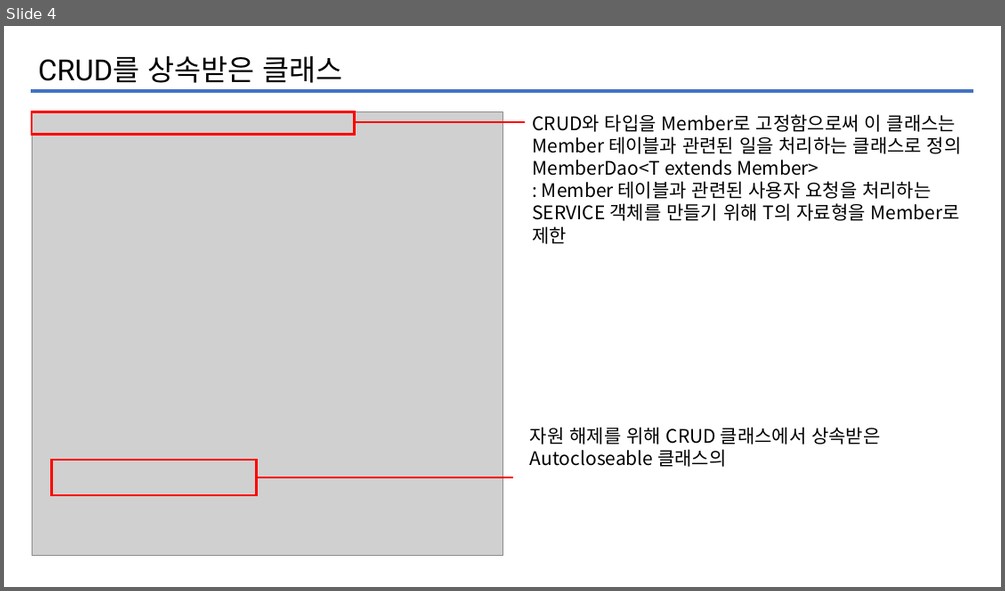
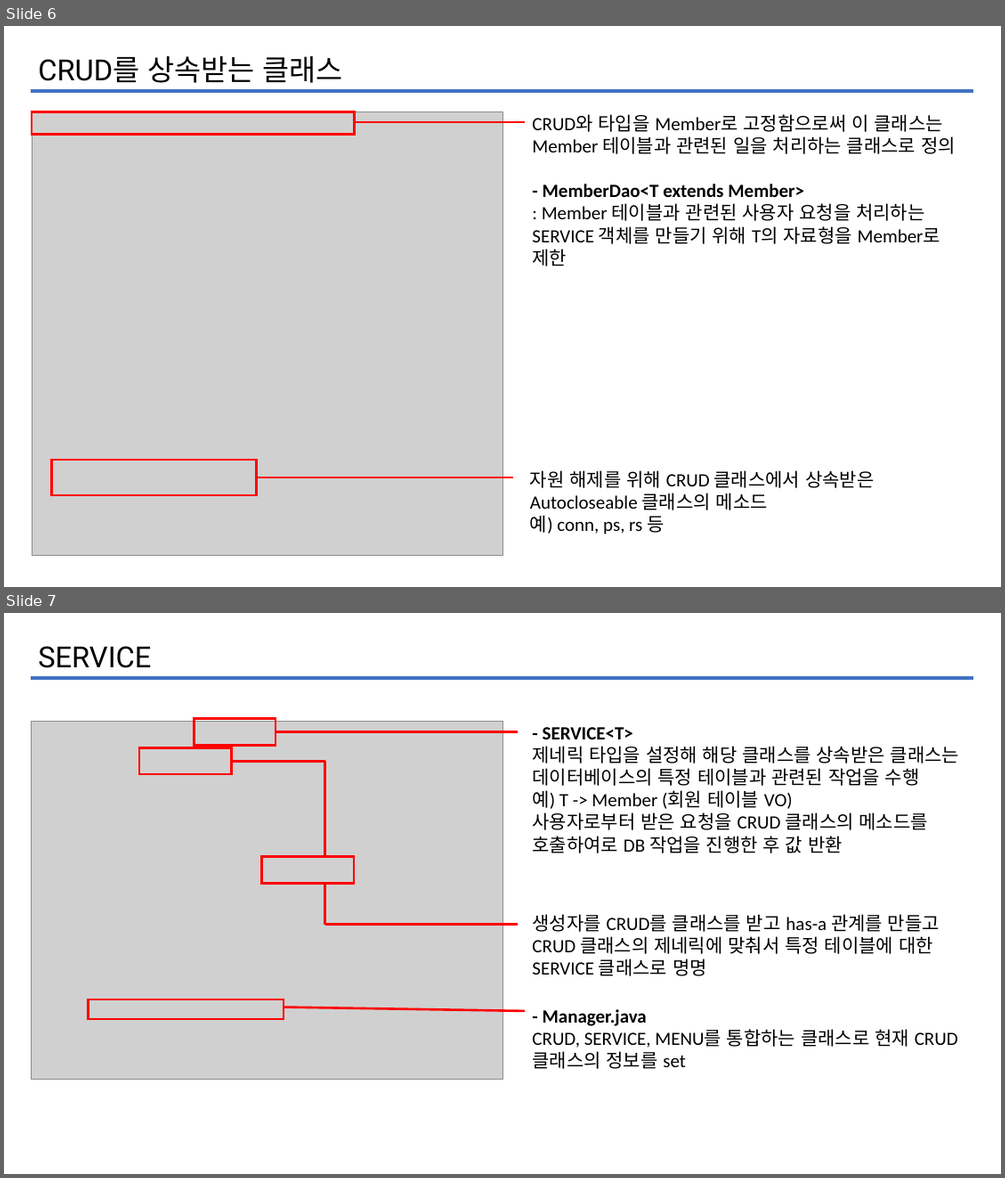
Before and after one commit to iuj09/InterestBook, a slide deck: KOSTAmini1/dogi.pptx. Shown one above the other, each under a label of ours: slide 4 before the commit, slides 6 and 7 after it. The pictures are 1005x591 and 1005x1178 pixels, drawn with LibreOffice and Linux fonts; fonts in the diff are those of the drawing; grey boxes stand for pictures. Boxes give left, top, right and bottom in pixels: in the first picture for what was removed or moved away, otherwise in the second. Text is boxed around its words. In the diff, an @@ line names an element or a change of style, - is before the commit and + after.

```diff
--- a/KOSTAmini1/dogi.pptx
+++ b/KOSTAmini1/dogi.pptx
@@ slide 7 added at [4,613,1001,1174], background #FFFFFF @@
@@ text added at [38,646,151,668], 28 pt, text #000000 @@
+SERVICE
@@ line added from (31, 678) to (973, 678), #4472C4 3 pt @@
@@ rectangle added at [194,718,275,746], outline #FF0000 2.25 pt @@
@@ picture added at [31,721,502,1078] @@
@@ line added from (275, 732) to (518, 732), #FF0000 2.25 pt @@
@@ text added at [532,727,959,853], 18 pt, text #000000 @@
+- SERVICE<T>
+제네릭 타입을 설정해 해당 클래스를 상속받은 클래스는 데이터베이스의 특정 테이블과 관련된 작업을 수행
+예) T -> Member (회원 테이블 VO)
+사용자로부터 받은 요청을 CRUD 클래스의 메소드를 호출하여로 DB 작업을 진행한 후 값 반환
@@ rectangle added at [139,747,232,774], outline #FF0000 2.25 pt @@
@@ line added from (233, 761) to (324, 761), #FF0000 2.25 pt @@
@@ line added from (324, 761) to (324, 857), #FF0000 2.25 pt @@
@@ rectangle added at [262,857,355,884], outline #FF0000 2.25 pt @@
@@ line added from (324, 883) to (324, 925), #FF0000 2.25 pt @@
@@ line added from (518, 925) to (324, 925), #FF0000 2.25 pt @@
@@ text added at [532,914,939,976], 18 pt, text #000000 @@
+생성자를 CRUD를 클래스를 받고 has-a 관계를 만들고 CRUD 클래스의 제네릭에 맞춰서 특정 테이블에 대한 SERVICE 클래스로 명명
@@ rectangle added at [88,999,283,1019], outline #FF0000 2.25 pt @@
@@ line added from (283, 1007) to (526, 1011), #FF0000 2.25 pt @@
@@ text added at [532,1009,958,1069], 18 pt, text #000000 @@
+- Manager.java
+CRUD, SERVICE, MENU를 통합하는 클래스로 현재 CRUD 클래스의 정보를 set
@@ what was slide 4 is now slide 6 @@
@@ slide 6 changed as well @@
@@ text at [38,56,342,83]: text changed @@
-CRUD를 상속받은 클래스
+CRUD를 상속받는 클래스
@@ text at [532,114,955,266]: text changed; font Noto Sans CJK KR to Calibri @@
-CRUD와 타입을 Member로 고정함으로써 이 클래스는 Member 테이블과 관련된 일을 처리하는 클래스로 정의
-MemberDao<T extends Member>
-: Member 테이블과 관련된 사용자 요청을 처리하는 SERVICE 객체를 만들기 위해 T의 자료형을 Member로 제한
+CRUD와 타입을 Member로 고정함으로써 이 클래스는 Member 테이블과 관련된 일을 처리하는 클래스로 정의
+- MemberDao<T extends Member>
+: Member 테이블과 관련된 사용자 요청을 처리하는 SERVICE 객체를 만들기 위해 T의 자료형을 Member로 제한
@@ text at [530,470,874,534]: text changed; font Noto Sans CJK KR to Calibri @@
-자원 해제를 위해 CRUD 클래스에서 상속받은 Autocloseable 클래스의
+자원 해제를 위해 CRUD 클래스에서 상속받은 Autocloseable 클래스의 메소드
+예) conn, ps, rs 등
```
Also in this commit, not shown: 3 other slides changed, 12 other slides added, 12 other files.
